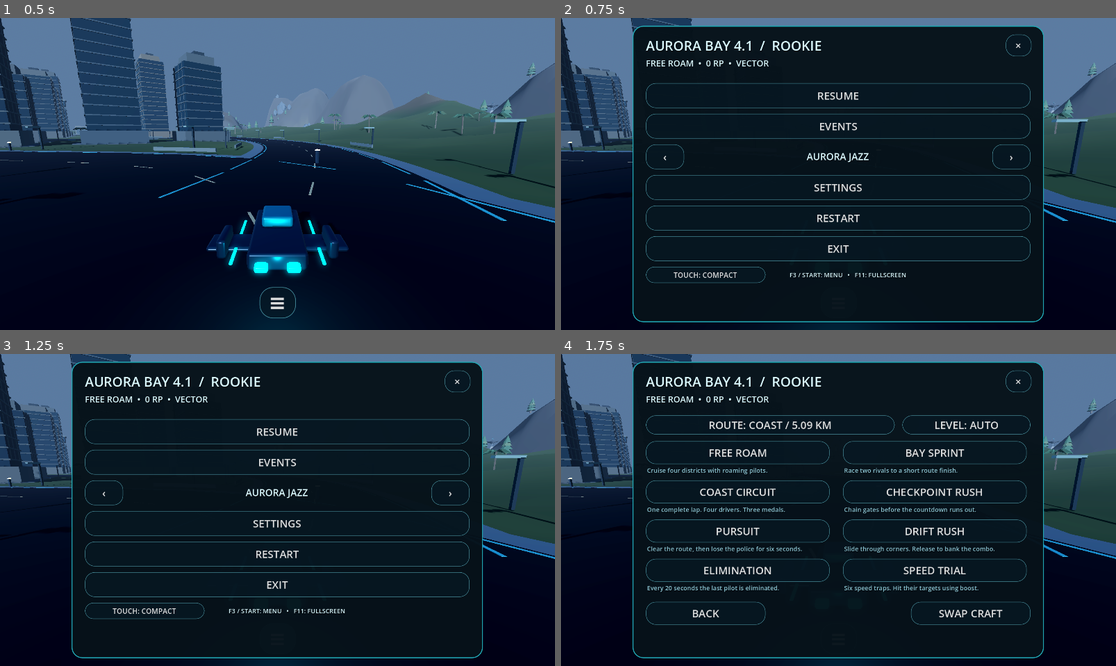
Above: before the commit, frames 1-4 (two rows, left to right).
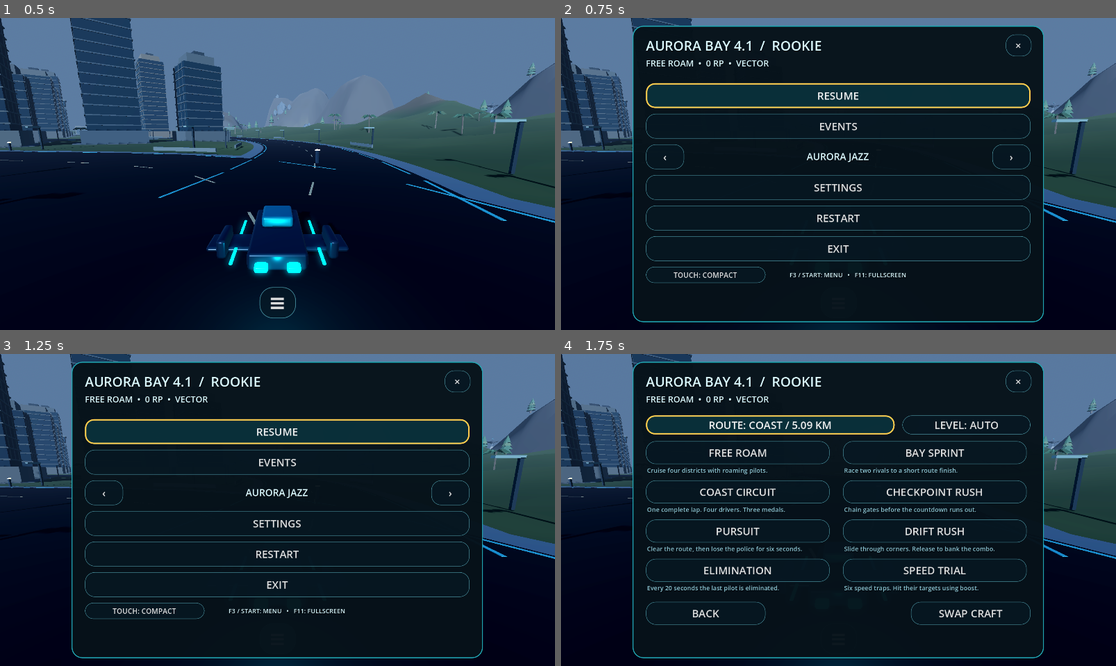
Above: after the commit, the same moments.

Repository: Tricky-Nerdy/neon-pursuit-playtest
Game: Godot game, scene res://scenes/main.tscn
The game is run twice, just before and just after one commit, with the same random seed, the same clock (stepped at 60 frames per second) and the same inputs.
Inputs:
- Up to frame 1 (0.5 s): no input
- Up to frame 2 (0.75 s): click "≡" at 0.5 s
- Up to frame 3 (1.25 s): no input
- Up to frame 4 (1.75 s): click "EVENTS" at 1.25 s

Frame 1 is identical in both runs. In frame 2, 2.4% of the frame differs, in the area x 15-85%, y 20-29%; in frame 3, 2.4%; in frame 4, 1.5%.

Commit message:
Restore event retry and nested menu focus; cover lighting and menu regressions

Diff:
--- a/scripts/game.gd
+++ b/scripts/game.gd
@@ -59,7 +59,7 @@
 var traffic: Array[Node3D] = []
 var rival_distances: Array[float] = []
 var mode := 0
-var last_mode := 1
+var last_mode := 0
 var gate_index := 0
 var passed := 0
 var target_count := 0
@@ -266,6 +266,7 @@
     mode = clampi(index,0,MODES.size()-1)
     _set_hud_visible(false)
     if mode == 0:
+        last_mode = 0
         event_active = false
         gate_visual.visible = false
         _start_patrols()
@@ -400,7 +401,7 @@
 
 func _restart() -> void:
     _set_hud_visible(false)
-    if not event_active and mode == 0:
+    if not event_active and last_mode == 0:
         if free_roam_spawn != null:
             player.reset_to(free_roam_spawn.global_position, free_roam_spawn.global_rotation.y)
         else:
@@ -716,7 +717,7 @@
     focus_style.set_border_width_all(3)
     focus_style.set_corner_radius_all(18)
     button.add_theme_stylebox_override("focus",focus_style)
-    button.focus_mode = Control.FOCUS_ALL if parent == menu else Control.FOCUS_NONE
+    button.focus_mode = Control.FOCUS_ALL if menu != null and (parent == menu or menu.is_ancestor_of(parent)) else Control.FOCUS_NONE
     button.pressed.connect(callback)
     parent.add_child(button)
     return button
--- /dev/null
+++ b/tests/night_lighting.gd
@@ -0,0 +1,38 @@
+extends SceneTree
+var failures := 0
+func check(ok: bool, label: String) -> void:
+    print("PASS " if ok else "FAIL ", label)
+    if not ok:
+        failures += 1
+func _initialize() -> void:
+    call_deferred("_run")
+func _run() -> void:
+    var scene = load("res://scenes/main.tscn")
+    if scene == null:
+        quit(1)
+        return
+    var game = scene.instantiate()
+    game.save_path = "user://lighting_check.cfg"
+    game.telemetry.path = "user://lighting_check.log"
+    root.add_child(game)
+    await process_frame
+    check(game.player.headlights.size() == 2, "two headlights created on startup")
+    check(game.coast.street_lights.size() > 0, "streetlights created on startup")
+    var key := InputEventKey.new()
+    key.keycode = KEY_H
+    key.pressed = true
+    root.push_input(key)
+    await process_frame
+    check(game.player.headlights_on and game.player.headlights[0].visible, "H input turns headlights on")
+    root.push_input(key)
+    await process_frame
+    check(not game.player.headlights_on and not game.player.headlights[0].visible, "H input turns headlights off")
+    game.coast.time_of_day = game.coast.day_duration_seconds * 0.5
+    game.coast.advance_day_night(0.0)
+    check(not game.coast.street_lights[0].visible, "streetlights off at midday")
+    game.coast.time_of_day = game.coast.day_duration_seconds + 1.0
+    game.coast.advance_day_night(0.0)
+    check(game.coast.street_lights[0].visible, "streetlights on at night")
+    game.queue_free()
+    await process_frame
+    quit(failures)
--- a/tests/run_all.gd
+++ b/tests/run_all.gd
@@ -67,7 +67,9 @@
     key.keycode = KEY_F3
     key.pressed = true
     game._unhandled_key_input(key)
-    check(game.hud_visible and control("BAY SPRINT").is_visible_in_tree(),"F3 opens mission menu")
+    check(game.hud_visible and control("EVENTS").is_visible_in_tree(),"F3 opens main menu")
+    control("EVENTS").pressed.emit()
+    check(control("BAY SPRINT").is_visible_in_tree(),"events page exposes mission buttons")
     game._unhandled_key_input(key)
     check(not game.menu.visible,"F3 closes all menu text")
     control("≡").pressed.emit()
@@ -160,6 +162,8 @@
     check(game.player.craft_index != before and game.event_active,"craft hot swap preserves mission")
     game._select_mode(0)
     check(not game.event_active and not game.gate_visual.visible,"free roam clears mission")
+    game._restart()
+    check(game.mode == 0 and not game.event_active,"explicit free roam restart does not retry the previous event")
     game.player.position = game.coast.boost_pads[0]+Vector3.UP*2
     game.player.boost_fuel = 0
     game.pad_cooldown = 0
